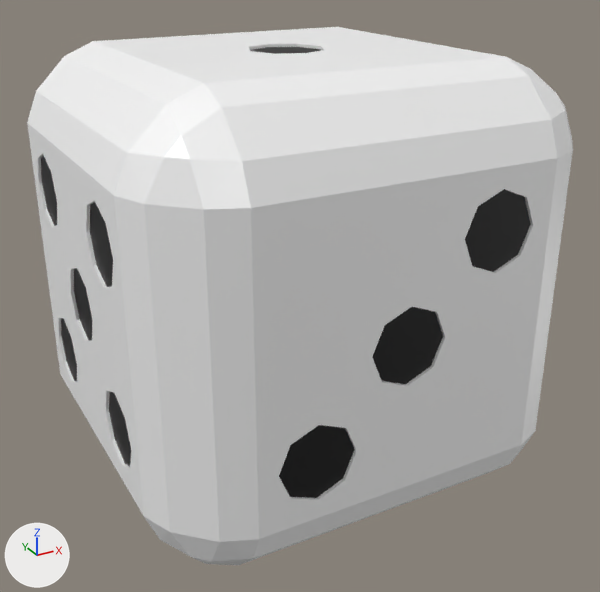
Two versions of the Blender file blenderFiles/dice.blend, one commit apart.
The view is the same before and after, from a camera (50 mm lens) standing at (-1.75, -3.3, 1.47) and looking at (0.02, -0.08, -0.14). Lighting does not change. The marker at lower left points along +X, +Y and +Z.

Script lines for the objects in view, before the commit:
```python
me_cube_004 = bpy.data.meshes.new('Cube.004')
me_cube_004.from_pydata(...)  # 446 vertices, 882 faces; spans x -1.0..1.0, y -1.0..1.0, z -1.0..1.0
# faces by material slot: [756, 126]
me_cube_004.materials.append(mat_dicemat)  # white #ffffff
me_cube_004.materials.append(mat_eyemat)  # black #000000
ob_dice = bpy.data.objects.new('Dice', me_cube_004)
ob_dice.location = (0.0, 0.0, 0.0)
```
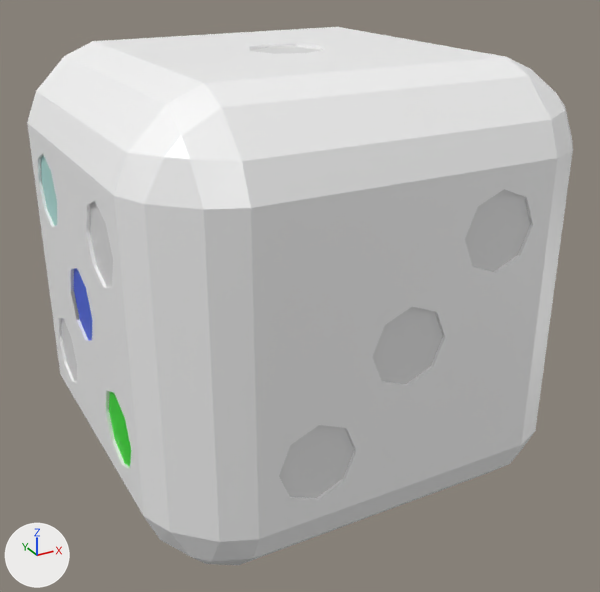
Commit message: Update dice

Pixel boxes (x1, y1, x2, y2) of what changed, in the pictures (600 x 592 px):
part 1 of me_cube_004, recoloured: (250, 47, 321, 54) in both
part 2 of me_cube_004, recoloured (black to white): (465, 189, 531, 272) in both
part 3 of me_cube_004, recoloured (black to white): (373, 307, 443, 384) in both
part 4 of me_cube_004, recoloured (black to white): (279, 425, 355, 498) in both
part 5 of me_cube_004, recoloured (black to cyan): (41, 156, 57, 226) in both
part 6 of me_cube_004, recoloured (black to white): (90, 202, 113, 287) in both
part 7 of me_cube_004, recoloured (black to blue): (74, 268, 92, 340) in both
part 8 of me_cube_004, recoloured (black to white): (61, 318, 77, 381) in both
part 9 of me_cube_004, recoloured (black to green): (109, 392, 131, 466) in both

The change, as a diff of the scene's bpy script:
```diff
--- a/blenderFiles/dice.blend.py
+++ b/blenderFiles/dice.blend.py
@@ mat_eyeface1_01 @@
+mat_eyeface1_01 = principled_material('eyeFace1_01')
+mat_eyeface1_01.base_color = (0.8, 0.8, 0.8)  # white #e7e7e7
@@ mat_eyeface5_02 @@
+mat_eyeface5_02 = principled_material('eyeFace5_02')
+mat_eyeface5_02.base_color = (0.8, 0.8, 0.8)  # white #e7e7e7
@@ mat_eyeface5_04 @@
+mat_eyeface5_04 = principled_material('eyeFace5_04')
+mat_eyeface5_04.base_color = (0.8, 0.8, 0.8)  # white #e7e7e7
@@ mat_eyeface5_03 @@
+mat_eyeface5_03 = principled_material('eyeFace5_03')
+mat_eyeface5_03.base_color = (0.0723, 0.14, 0.8)  # blue #4c69e7
@@ mat_eyeface3_02 @@
+mat_eyeface3_02 = principled_material('eyeFace3_02')
+mat_eyeface3_02.base_color = (0.8, 0.8, 0.8)  # white #e7e7e7
@@ mat_eyeface5_05 @@
+mat_eyeface5_05 = principled_material('eyeFace5_05')
+mat_eyeface5_05.base_color = (0.0341, 0.8, 0.0248)  # green #34e72c
@@ mat_eyeface3_03 @@
+mat_eyeface3_03 = principled_material('eyeFace3_03')
+mat_eyeface3_03.base_color = (0.8, 0.8, 0.8)  # white #e7e7e7
@@ mat_eyeface5_01 @@
+mat_eyeface5_01 = principled_material('eyeFace5_01')
+mat_eyeface5_01.base_color = (0.465, 0.8, 0.755)  # cyan #b6e7e1
@@ mat_eyeface3_01 @@
+mat_eyeface3_01 = principled_material('eyeFace3_01')
+mat_eyeface3_01.base_color = (0.8, 0.8, 0.8)  # white #e7e7e7
@@ me_cube_004 @@
 me_cube_004.from_pydata(...)  # 446 vertices, 882 faces; spans x -1.0..1.0, y -1.0..1.0, z -1.0..1.0
+# me_cube_004 part 1: all 6 faces centred in x -0.1..0.1, y -0.1..0.1, z 0.99 switch from mat_eyemat (black #000000) to mat_eyeface1_01 (white #e7e7e7)
+# me_cube_004 part 2: all 6 faces centred in x 0.3..0.5, y -0.99, z 0.3..0.5 switch from mat_eyemat (black #000000) to mat_eyeface3_01 (white #e7e7e7)
+# me_cube_004 part 3: 6 of the faces centred in x -0.14..0.14, y -0.99, z -0.14..0.14 switch from mat_eyemat (black #000000) to mat_eyeface3_02 (white #e7e7e7)
+# me_cube_004 part 4: all 6 faces centred in x -0.5..-0.3, y -0.99, z -0.5..-0.3 switch from mat_eyemat (black #000000) to mat_eyeface3_03 (white #e7e7e7)
+# me_cube_004 part 5: 6 of the faces centred in x -0.99, y 0.26..0.46, z 0.34..0.54 switch from mat_eyemat (black #000000) to mat_eyeface5_01 (cyan #b5e7e1)
+# me_cube_004 part 6: 6 of the faces centred in x -0.99, y -0.54..-0.26, z 0.26..0.54 switch from mat_eyemat (black #000000) to mat_eyeface5_02 (white #e7e7e7)
+# me_cube_004 part 7: all 6 faces centred in x -0.99, y -0.1..0.1, z -0.1..0.1 switch from mat_eyemat (black #000000) to mat_eyeface5_03 (blue #4c68e7)
+# me_cube_004 part 8: all 6 faces centred in x -0.99, y 0.3..0.5, z -0.5..-0.3 switch from mat_eyemat (black #000000) to mat_eyeface5_04 (white #e7e7e7)
+# me_cube_004 part 9: 6 of the faces centred in x -0.99, y -0.54..-0.26, z -0.54..-0.26 switch from mat_eyemat (black #000000) to mat_eyeface5_05 (green #34e72c)
 me_cube_004.materials.append(mat_dicemat)
+me_cube_004.materials.append(mat_eyeface2_01)  # white #e7e7e7
+me_cube_004.materials.append(mat_eyeface2_02)  # white #e7e7e7
+me_cube_004.materials.append(mat_eyeface4_01)  # red #e73a46
+me_cube_004.materials.append(mat_eyeface4_02)  # green #a9e75f
+me_cube_004.materials.append(mat_eyeface4_03)  # purple #bc37e7
+me_cube_004.materials.append(mat_eyeface4_04)  # blue #395ce7
+me_cube_004.materials.append(mat_eyeface6_01)  # white #e7e7e7
+me_cube_004.materials.append(mat_eyeface6_02)  # white #e7e7e7
+me_cube_004.materials.append(mat_eyeface6_03)  # white #e7e7e7
+me_cube_004.materials.append(mat_eyeface6_04)  # white #e7e7e7
+me_cube_004.materials.append(mat_eyeface6_05)  # white #e7e7e7
+me_cube_004.materials.append(mat_eyeface6_06)  # white #e7e7e7
```
